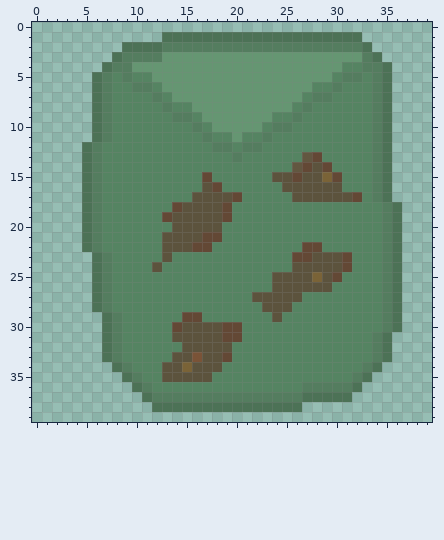
Pixel-art sprite -- pics/UI/items/TomatoSeed.png. This is how it looked before the edit.
The file is 40x40 pixels. Colours within 5 levels of each other are drawn and written as one.
Once edited:
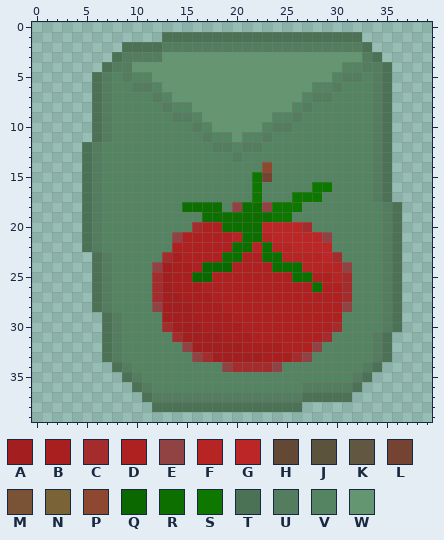
Palette (. is transparent): A #a31f1f  B #a91e1e  C #a42c2c  D #af2121  E #914343  F #b72424  G #bd2626  H #634835  J #5c533d  K #625740  L #744331  M #7a5337  N #7a6337  P #8d482f  Q #0b6800  R #0c6f00  S #0d7700  T #4c7256  U #547d5f  V #558462  W #659672
From old to new:
y 13: x 27..28 KH -> VV
y 14: x 23 V -> P; x 26..29 KHJH -> VVVV
y 15: x 17 H -> V; x 22..30 VVJJHJJNH -> SLVVVVVVV
y 16: x 17..18 JH -> VV; x 22 V -> S; x 25..30 JJJJJJ -> VVVSSV
y 17: x 16..20 JJJJH -> VVVVV; x 22 V -> S; x 26..32 JJJJJJH -> SSSVVVV
y 18: x 14..26 HJJJJHVVVVVVV -> VRRRRVERRESSS
y 19: x 13..25 HJJJJJHVVVVVV -> VVVVRRRRRRRSS
y 20: x 14..27 JJJJJVVVVVVVVV -> VVCDDRRRRGGGGC
y 21: x 13..29 JJJJHHVVVVVVVVVVV -> VEDDDDDFRRFGGGGGE
y 22: x 13..29 JJJHHVVVVVVVVVHHV -> VDDDDDDRRFRFFGGGG
y 23: x 13..31 JVVVVVVVVVVVVHHJJJH -> CBDDDDRRDDRRFFFFGCV
y 24: x 12..31 JVVVVVVVVVVVVVJJJJJH -> EABBDQQQDDDDRRRFFFFE
y 25: x 12..31 VVVVVVVVVVVVJJJJNJHV -> CABBQQDDDDDDDDRRDDFC
y 26: x 12..31 VVVVVVVVVVVVJJJJJJVV -> CABBBDDDDDDDDDDDRDDC
y 27: x 12..31 VVVVVVVVVVJJJJJVVVVV -> CAABBBDDDDDDDDDDDDDC
y 28: x 12..31 VVVVVVVVVVVJJJVVVVVV -> EAAABBBDDDDDDDDDDDDE
y 29: x 13..30 VVHHVVVVVVVJVVVVVV -> AAABBBBDDDDDDDDDDD
y 30: x 13..30 VHJJJJHHVVVVVVVVVV -> CAAABBBBDDDDDDDDDC
y 31: x 14..29 JJJJJHHVVVVVVVVV -> CAAAABBBDDDDDDDC
y 32: x 15..28 JJJJJVVVVVVVVV -> EAAAAABBBBDDDE
y 33: x 14..27 JJMJJHVVVVVVVV -> VVECAAAAABBBCE
y 34: x 13..24 JJNJJJVVVVVV -> VVVVVVECCCCE
y 35: x 13..17 JJJJJ -> VVVVV
Pixel boxes of the changes (left, top, right, bottom) in both pictures:
changed: (152, 152, 362, 382)
